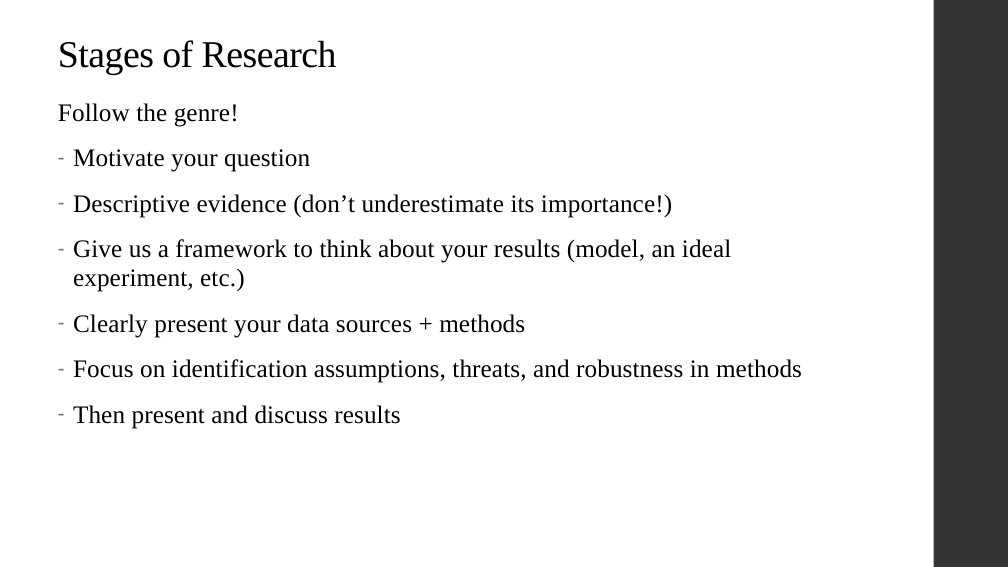
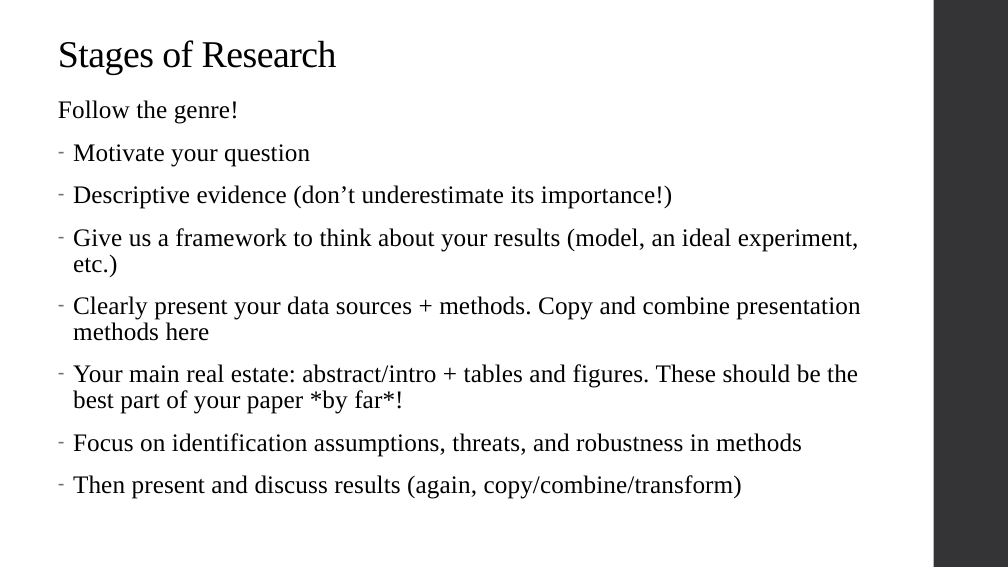
Before and after one commit to alex-hoagland/HAD5744, a slide deck: slide 75 of Lecture05_DataCleaning/Lecture5_DataCleaning-ResearchDesign.pptx (slide 74 before the commit). Drawn at 1008x567 pixels with LibreOffice and Linux fonts; fonts in the diff are those of the drawing. Boxes give left, top, right and bottom in pixels: in the first picture for what was removed or moved away, otherwise in the second. Text is boxed around its words. In the diff, an @@ line names an element or a change of style, - is before the commit and + after.

Commit message:
Update L5

```diff
--- a/Lecture05_DataCleaning/Lecture5_DataCleaning-ResearchDesign.pptx
+++ b/Lecture05_DataCleaning/Lecture5_DataCleaning-ResearchDesign.pptx
@@ text at [58, 100, 859, 457]: line spacing 0.95 to 0.85 @@
@@ text at [73, 296, 860, 414]: text changed @@
-– Clearly present your data sources + methods
+– Clearly present your data sources + methods. Copy and combine presentation methods here
+– Your main real estate: abstract/intro + tables and figures. These should be the best part of your paper *by far*!
@@ text at [73, 475, 742, 499]: text changed @@
-– Then present and discuss results
+– Then present and discuss results (again, copy/combine/transform)
```
Also in this commit, not shown: 3 other slides changed, 16 slides added.
